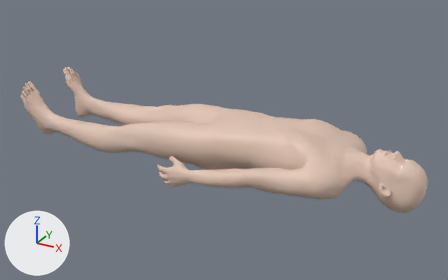
An edit to the glTF model assets/models/patient_urg.glb, drawn before and after from the same camera.
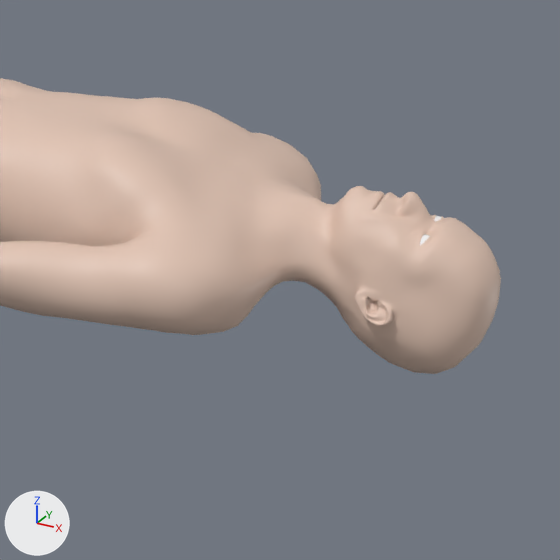
Old and new are each drawn whole from a 50 mm camera at (0.803, -2.079, 1.962) aimed at (-0.353, 0.022, 0.912) and again close up on the part from 58% to 100% of the width and 31% to 99% of the height. The lights are fixed; the arrows at lower left show +X, +Y and +Z. The older version's two pictures come first.

Objects in the first close-up: 'Peau' and 1 more.
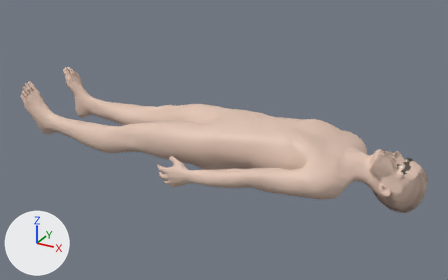
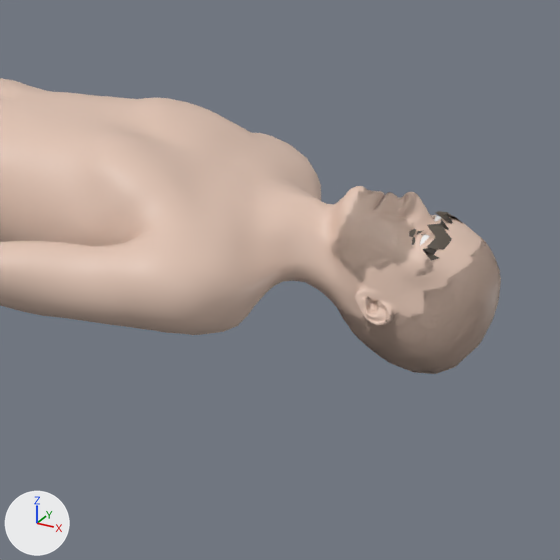
The newer file adds a shape key; the second version is drawn at full value of the shape key 'yeux_fermes' of 'Poils', and the change is written as the vertex moves it makes.

Location of each change, [x1, y1, x2, y2] in pixels of the close-ups (560 x 560 px):
'Poils', added: after [409, 211, 460, 261]

The change in detail:
Material 'Poils' (mat_poils) is new.
Its base color is (0.1, 0.08, 0.06) (brown #595045).
Its roughness is 0.6.
Mesh me_poils is new.
It has 1974 vertices, 3488 faces and spans x 0.288..0.49, y -0.087..0.087, z 0.794..1.029.
It uses material mat_poils (brown #595045).
Object 'Poils' (ob_poils) is new; it shows me_poils.
Its location is (0.0, 0.0, 0.0).
